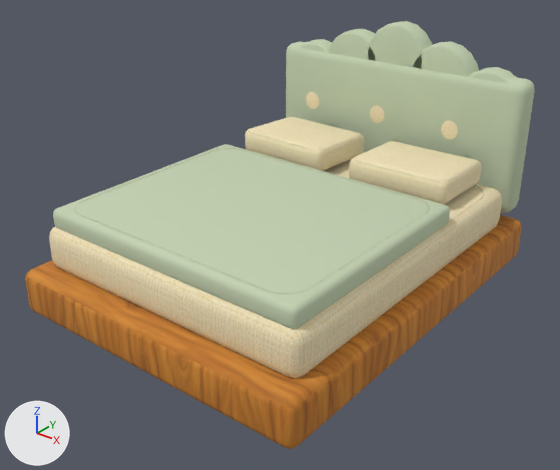
The glTF model public/models/furniture/arched-bed.glb: old version first, new version second.
The view is the same before and after, from a 50 mm lens placed at (2.19, -2.84, 2.01), pointed at (0.03, -0.14, 0.33). The axes (+X, +Y, +Z) are drawn at lower left. The lights are the same throughout. The older version comes first.

Objects in the first picture: 'arched-bed'.
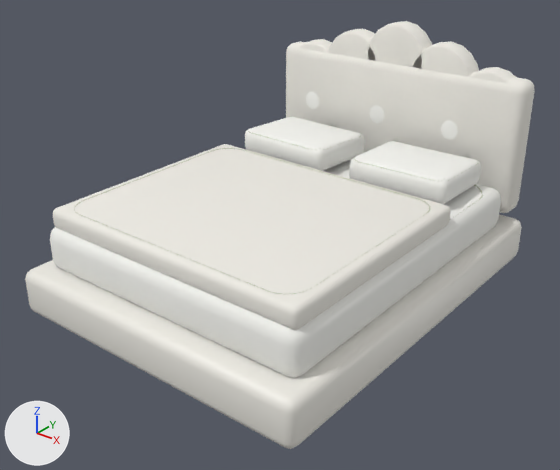
Boxes (x1, y1, x2, y2) around the edits, measured in the pictures (560 x 470 px):
'arched-bed', surface changed, recoloured (lighter): (25, 21, 535, 449) in both

What the commit changed:
In material 'wood-honey-textured' (mat_wood_honey_textured), texture is no longer img_handpainted_honey_oak.
In material 'wood-honey-textured' (mat_wood_honey_textured), base_color is now set to (0.86, 0.84, 0.78), white #efece5.
In material 'wood-honey-textured' (mat_wood_honey_textured), roughness goes from 0.82 to 0.47.
In material 'linen-textured' (mat_linen_textured), texture is no longer img_handpainted_cream_linen.
In material 'linen-textured' (mat_linen_textured), base_color is now set to (0.9, 0.9, 0.86), white #f3f3ef.
In material 'linen-textured' (mat_linen_textured), roughness goes from 0.98 to 0.94.
Material 'upholstery-textured' (mat_upholstery_textured) changes colour from pale green #c5d3b3 to white #efece5; in linear values from (0.56, 0.65, 0.45) to (0.86, 0.84, 0.78).
